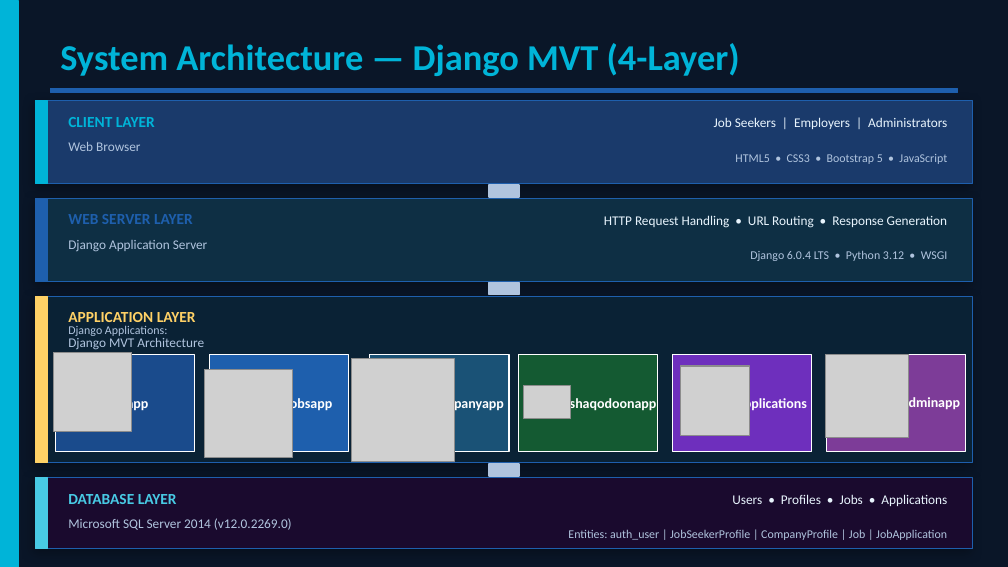
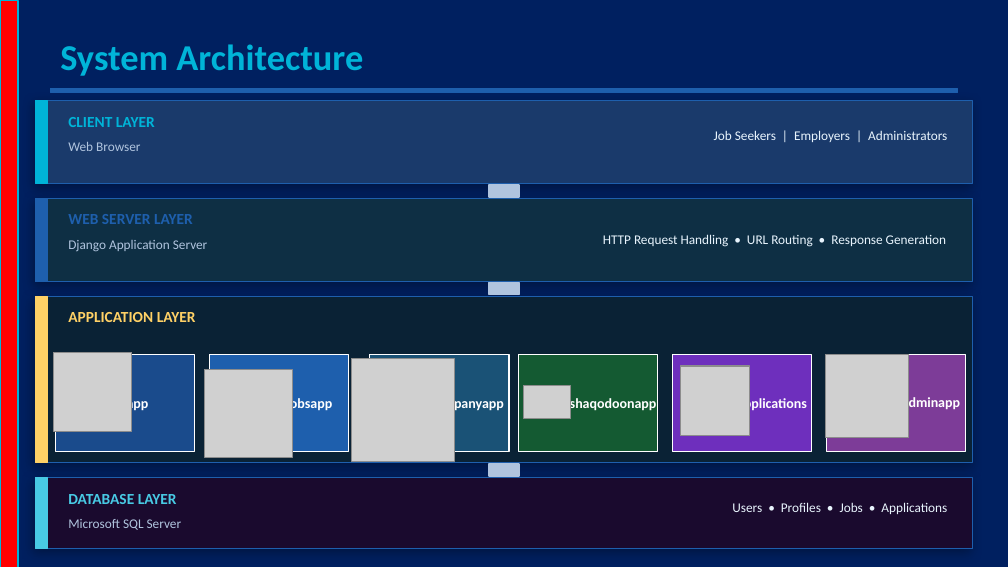
Before and after one commit to ayuu78fge2dy2tswg76fty/jobs, a slide deck: slide 6 of docoments/Fursad.pptx. Drawn at 1008x567 pixels with LibreOffice and Linux fonts; fonts in the diff are those of the drawing; grey boxes stand for pictures. Boxes give left, top, right and bottom in pixels: in the first picture for what was removed or moved away, otherwise in the second. Text is boxed around its words. In the diff, an @@ line names an element or a change of style, - is before the commit and + after.

```diff
--- a/docoments/Fursad.pptx
+++ b/docoments/Fursad.pptx
@@ background #0A1628 to #002060 @@
@@ rectangle at (0,1,18,567): fill #00B4D8 to #FF0000 @@
@@ text at (60,44,363,76): text changed @@
-System Architecture — Django MVT (4-Layer)
+System Architecture
@@ text "Job Seekers | Employers | ...": place and size @@
-text "Job Seekers | Employers | ..." at (714,117,947,129)
+text "Job Seekers | Employers | ..." at (714,130,947,142)
@@ text removed at (735,154,947,164) @@
-HTML5 • CSS3 • Bootstrap 5 • JavaScript
@@ text "HTTP Request Handling • URL ...": place and size @@
-text "HTTP Request Handling • URL ..." at (604,215,947,228)
+text "HTTP Request Handling • URL ..." at (603,234,946,247)
@@ text removed at (750,251,948,261) @@
-Django 6.0.4 LTS • Python 3.12 • WSGI
@@ text removed at (68,326,167,339) @@
-Django Applications:
@@ text removed at (68,338,204,350) @@
-Django MVT Architecture
@@ text "Users • Profiles • Jobs ...": place and size @@
-text "Users • Profiles • Jobs ..." at (732,494,947,506)
+text "Users • Profiles • Jobs ..." at (732,502,947,514)
@@ text at (68,519,181,530): text changed @@
-Microsoft SQL Server 2014 (v12.0.2269.0)
+Microsoft SQL Server
@@ text removed at (568,529,947,540) @@
-Entities: auth_user | JobSeekerProfile | CompanyProfile | Job | JobApplication
```
Also in this commit, not shown: 20 other slides changed, 2 slides added, 23 other files.
